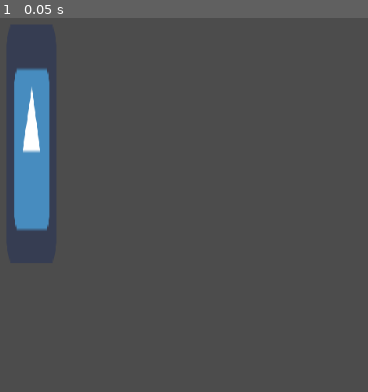
Above: before the commit, frame 1.
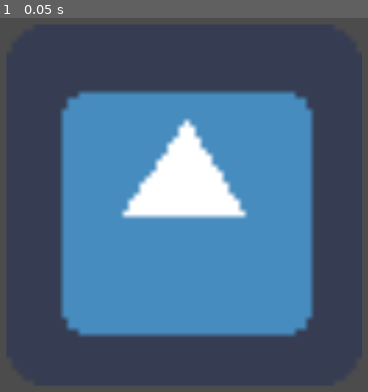
Above: after the commit, the same moment.

Repository: Markussim/fint_spel
Game: Godot game, scene res://testMarkus.tscn
Two runs of this game, one before a commit and one after it. Both use one fixed random seed, a clock stepped at 60 frames per second and the inputs below. The project has no main scene, so this scene is started directly. The engine's default icon, where the game draws it, is replaced by a stand-in: a white triangle on a blue panel in a dark square.
Inputs:
- Up to frame 1 (0.05 s): no input

The runs differ from the first frame. In frame 1, 49% of the frame differs, in the area x 3-86%, y 13-86%.

Commit message:
Sparade litegran bara

Diff:
--- a/game/testMarkus.tscn
+++ b/game/testMarkus.tscn
@@ -5,6 +5,6 @@
 [node name="Node2D" type="Node2D"]
 
 [node name="Sprite" type="Sprite" parent="."]
-position = Vector2( 62, 178 )
-scale = Vector2( 1, 4.78125 )
+position = Vector2( 257.568, 256.67 )
+scale = Vector2( 7.1115, 7.2397 )
 texture = ExtResource( 1 )
